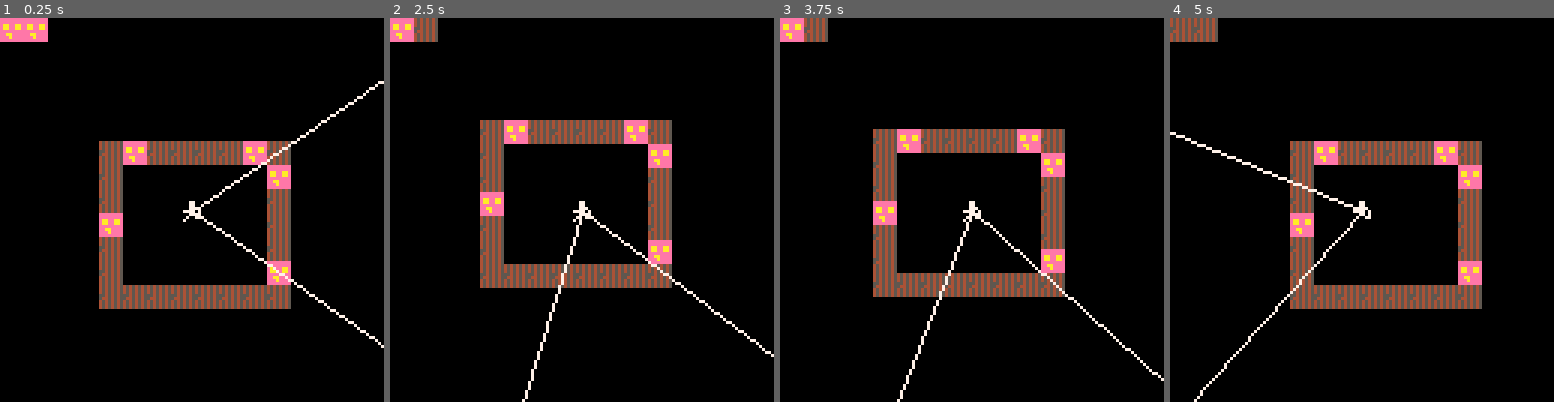
Above: before the commit, frames 1-4 (left to right).
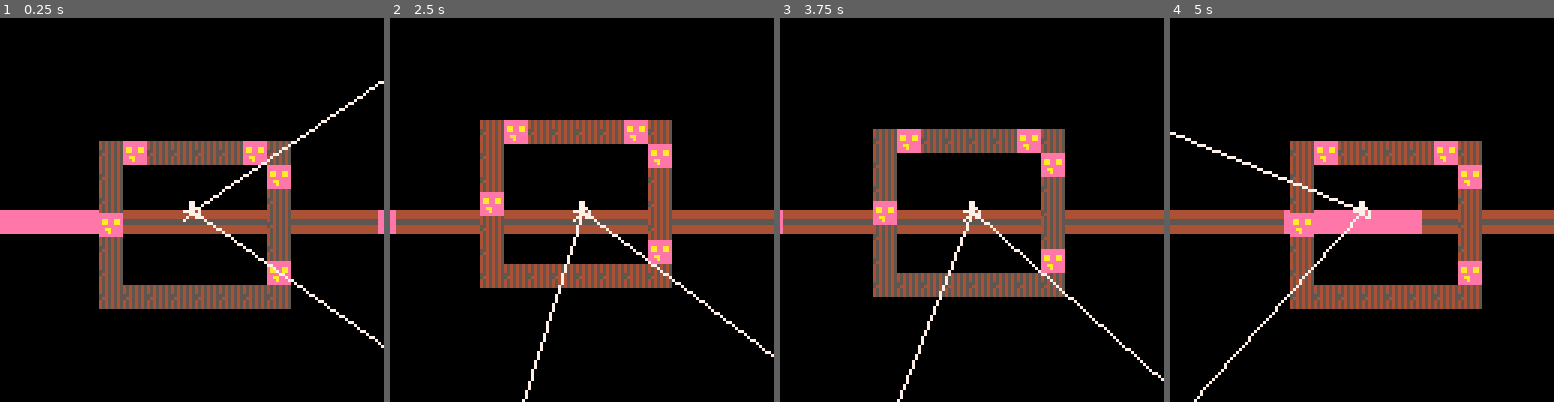
Above: after the commit, the same moments.

Repository: RicoP/picowiese
Game: PICO-8 cartridge wolf.p8
The game is run twice, just before and just after one commit, with the same random seed, the same clock (stepped at 60 frames per second) and the same inputs.
Inputs:
- Up to frame 1 (0.25 s): no input
- Up to frame 2 (2.5 s): hold Right 1.6-2.1 s; hold Up 2.15-2.42 s; hold Right from 2.47 s (still down)
- Up to frame 3 (3.75 s): release Right at 3.03 s; hold Left 3.08-3.58 s; hold Down from 3.63 s (still down)
- Up to frame 4 (5 s): release Down at 3.97 s; hold Right 4.02-4.68 s; hold Up from 4.73 s (still down)

The runs differ from the first frame. In frame 1, 6.1% of the frame differs, in the area x 0-100%, y 0-57%; in frame 2, 6.1%; in frame 3, 6.1%; in frame 4, 6.2%.

Commit message:
draw walls a naive way

Diff:
--- a/wolf.p8
+++ b/wolf.p8
@@ -20,26 +20,30 @@
 
 function get_tile(x,y,a)
  local dx,dy=rotate(1,0,a)
+ local distance=0
  -- loop until we find the tile
  for i=1,1000 do --limit by n steps
   local tx = flr(x/8)
   local ty = flr(y/8)
   local s = mget(tx,ty)
-  if(s!=0)return s
+  if(s!=0)return s,distance
   x+=dx
   y+=dy
+  distance+=1
  end
- return 0
+ return 0,0
 end
 
 function draw_game()
  camera()
  local x=flr(p.x)
  local y=flr(p.x)
- local t=get_tile(p.x,p.y,p.angle+p.fov/2)
- spr(t,0,0)
- local t2=get_tile(p.x,p.y,p.angle-p.fov/2)
- spr(t2,8,0)
+ local a = p.angle+p.fov/2
+ for i=1,128 do
+  local t,d=get_tile(p.x,p.y,a)
+  a-=p.fov/(128)
+  sspr(t*8,0,1,64,i-1,64)
+ end
 end
 
 function draw_map()
